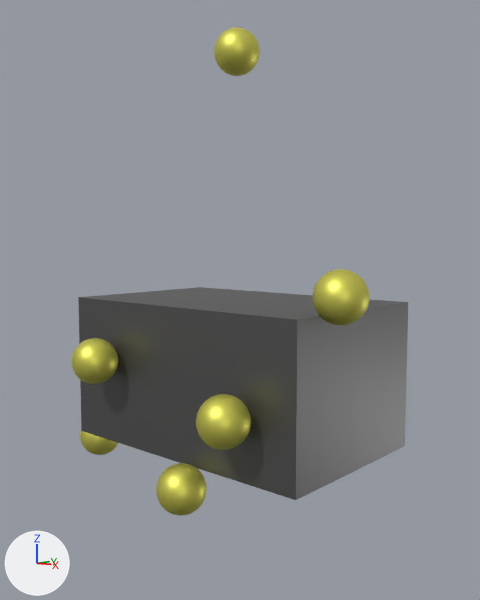
An edit to the Blender file testZone.blend, drawn before and after from the same camera.
The view is the same before and after, from a camera (50 mm lens) standing at (3.65, -4.11, 2.77) and looking at (0.01, 0.02, 2.24). The lights are fixed; the arrows at lower left show +X, +Y and +Z.

The scene before the commit, as lines of its bpy script (objects in view):
```python
me_cube = bpy.data.meshes.new('Cube')
me_cube.from_pydata(...)  # a box spanning x -1.0..1.0, y -1.0..1.0, z -1.0..1.0
me_plane = bpy.data.meshes.new('Plane')
me_plane.from_pydata(...)  # a box spanning x -1.17..1.17, y -0.74..0.74, z 1.07..2.24
me_plane.materials.append(mat_steel)  # dark grey #6e6e6e
me_sphere = bpy.data.meshes.new('Sphere')
me_sphere.from_pydata(...)  # 1538 vertices, 1536 faces; spans x -0.182..0.182, y -0.182..0.182, z -0.182..0.182
me_sphere.polygons.foreach_set('use_smooth', [True] * 1536)
me_sphere.materials.append(mat_gold)  # yellow #e7e365
ob_cube = bpy.data.objects.new('Cube', me_cube)
ob_cube.location = (0.0, 0.0, 0.0)
ob_cube.scale = (1.75, 1.81, 1.0)
ob_cube.hide_set(True)
ob_plane = bpy.data.objects.new('Plane', me_plane)
ob_plane.location = (0.0, 0.0, 0.0)
ob_sphere = bpy.data.objects.new('Sphere', me_sphere)
ob_sphere.location = (0.0, 0.0, 4.23)
ob_sphere_001 = bpy.data.objects.new('Sphere.001', me_sphere)
ob_sphere_001.location = (0.233, -0.87, 0.936)
ob_sphere_002 = bpy.data.objects.new('Sphere.002', me_sphere)
ob_sphere_002.location = (-1.295, -0.445, 0.936)
ob_sphere_003 = bpy.data.objects.new('Sphere.003', me_sphere)
ob_sphere_003.location = (-0.699, -0.924, 1.771)
ob_sphere_004 = bpy.data.objects.new('Sphere.004', me_sphere)
ob_sphere_004.location = (0.699, -0.924, 1.536)
ob_sphere_005 = bpy.data.objects.new('Sphere.005', me_sphere)
ob_sphere_005.location = (1.295, -0.445, 2.37)
```
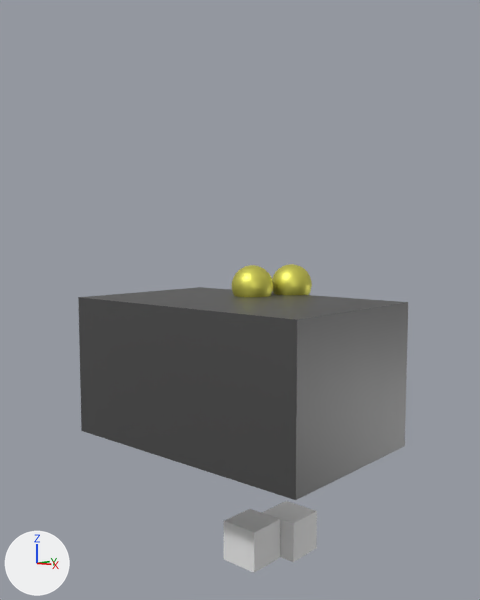
Where the change shows, as pixel boxes (x1, y1, x2, y2) in the pictures (480 x 600 px):
'Sphere.001', moved: before (156, 463, 207, 516); after (232, 265, 273, 297)
'Cube.002', added: after (224, 509, 280, 573)
'Sphere', moved: before (214, 27, 260, 76); after (272, 264, 312, 295)
'Sphere.005', deleted (yellow): before (313, 269, 369, 325)
'Sphere.004', deleted (yellow): before (196, 394, 251, 450)
'Cube.001', added: after (262, 501, 317, 562)
'Sphere.003', deleted (yellow): before (72, 338, 118, 384)
'Sphere.002', deleted (yellow): before (80, 431, 118, 455)

The edits, one by one:
Object 'Sphere' (ob_sphere) moves from (0.0, 0.0, 4.23) to (0.0, 0.746, 2.327).
Object 'Sphere.001' (ob_sphere_001) moves from (0.233, -0.87, 0.936) to (-0.146, 0.369, 2.327).
Object 'Sphere.002' (ob_sphere_002) is deleted.
Object 'Sphere.003' (ob_sphere_003) is deleted.
Object 'Sphere.004' (ob_sphere_004) is deleted.
Object 'Sphere.005' (ob_sphere_005) is deleted.
Object 'Cube.002' (ob_cube_002) is new; it shows a copy of the mesh of ob_cube.
Its location is (-0.146, 0.369, 0.0).
Its scale is (-0.183, -0.183, -0.183).
Object 'Cube.001' (ob_cube_001) is new; it shows a copy of the mesh of ob_cube.
Its location is (0.0, 0.745, 0.0).
Its scale is (-0.183, -0.183, -0.183).
